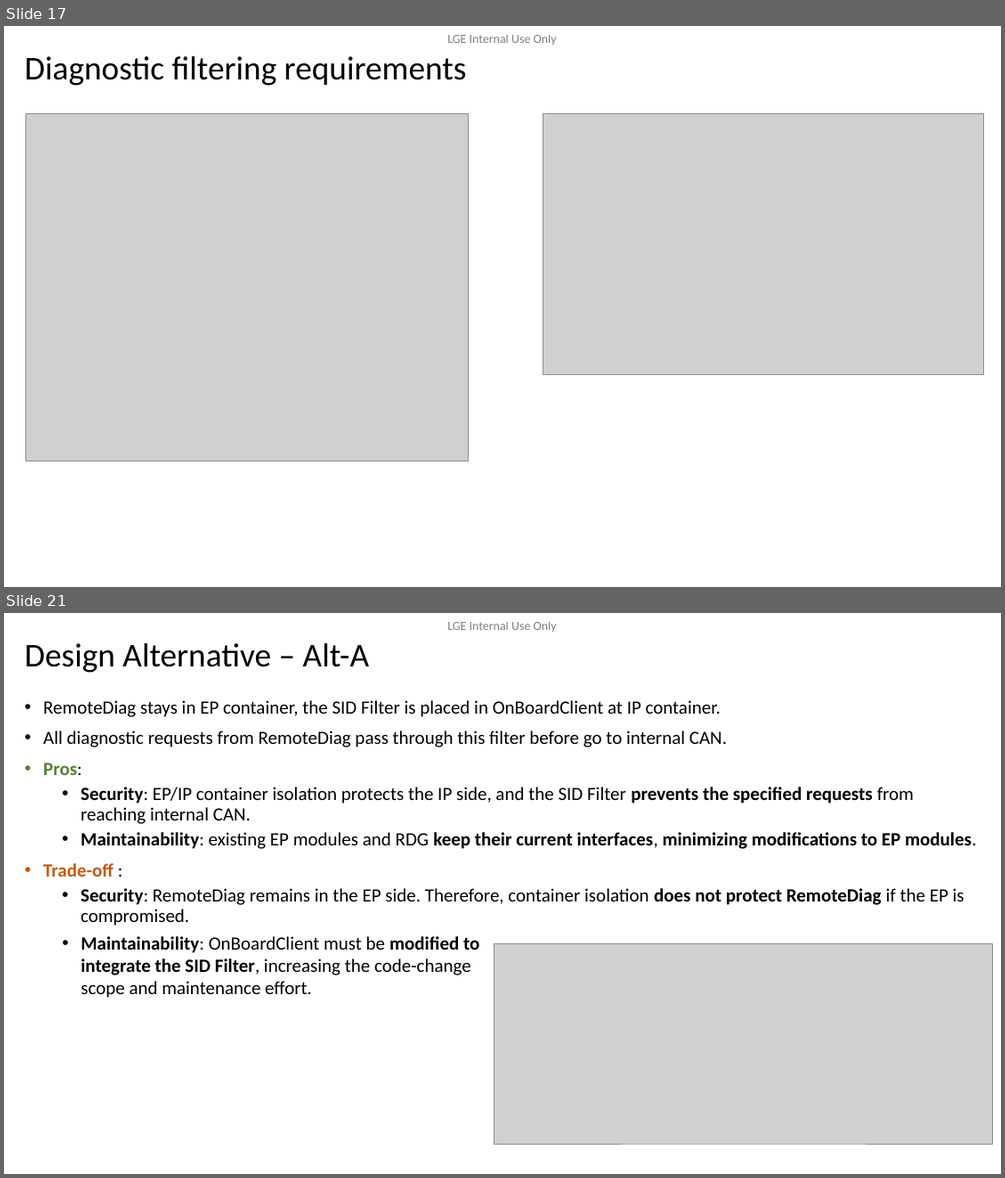
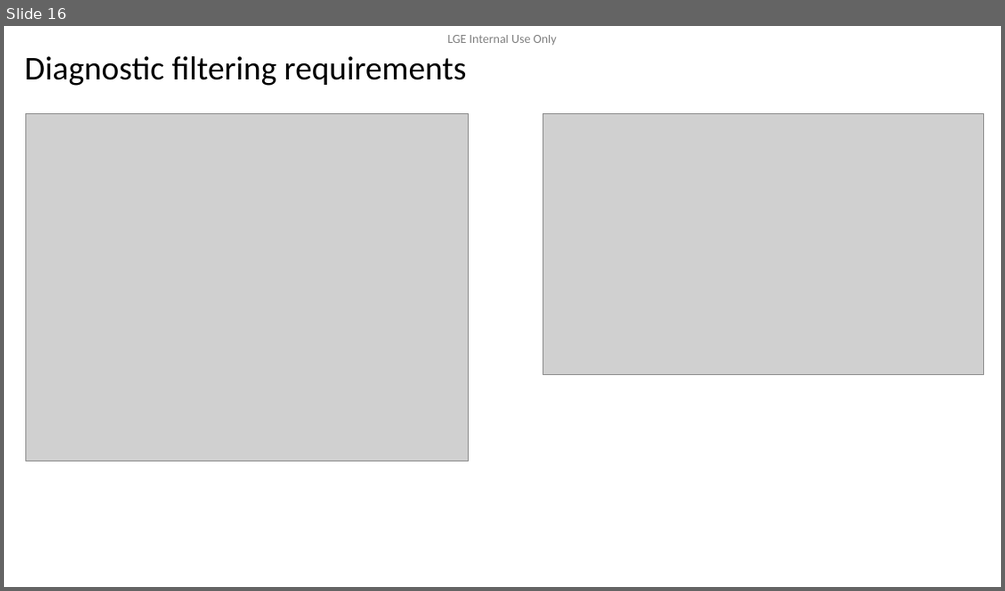
Before and after one commit to btqt/fe, a slide deck: design/FE_phi.vu_Design of Secure Remote Diag on Container Separation Architecture_3rd.pptx. Shown one above the other, each under a label of ours: slides 17 and 21 before the commit, slide 16 after it; the slides between them are not shown. The pictures are 1005x1178 and 1005x591 pixels, drawn with LibreOffice and Linux fonts; fonts in the diff are those of the drawing; grey boxes stand for pictures; background and template pictures are left out. Boxes give left, top, right and bottom in pixels: in the first picture for what was removed or moved away, otherwise in the second. Text is boxed around its words. In the diff, an @@ line names an element or a change of style, - is before the commit and + after.

```diff
--- a/design/FE_phi.vu_Design of Secure Remote Diag on Container Separation Architecture_3rd.pptx
+++ b/design/FE_phi.vu_Design of Secure Remote Diag on Container Separation Architecture_3rd.pptx
@@ slide 21 removed at (x1=4, y1=613, x2=1001, y2=1174), background #FFFFFF; not listed: 1 template element that a slide beside it also shows @@
@@ title removed at (x1=24, y1=643, x2=370, y2=673) @@
-Design Alternative – Alt-A
@@ text removed at (x1=43, y1=700, x2=977, y2=925) @@
-• RemoteDiag stays in EP container, the SID Filter is placed in OnBoardClient at IP container.
-• All diagnostic requests from RemoteDiag pass through this filter before go to internal CAN.
-• Pros:
-  • Security: EP/IP container isolation protects the IP side, and the SID Filter prevents the specified requests from reaching internal CAN.
-  • Maintainability: existing EP modules and RDG keep their current interfaces, minimizing modifications to EP modules.
-• Trade-off :
-  • Security: RemoteDiag remains in the EP side. Therefore, container isolation does not protect RemoteDiag if the EP is compromised.
@@ text removed at (x1=81, y1=936, x2=479, y2=997) @@
-  • Maintainability: OnBoardClient must be modified to integrate the SID Filter, increasing the code-change scope and maintenance effort.
@@ picture removed at (x1=494, y1=943, x2=993, y2=1144) @@
@@ what was slide 17 is now slide 16 @@
```
Also in this commit, not shown: 9 slides changed, 3 slides added, 8 other slides removed, 1 other file.
